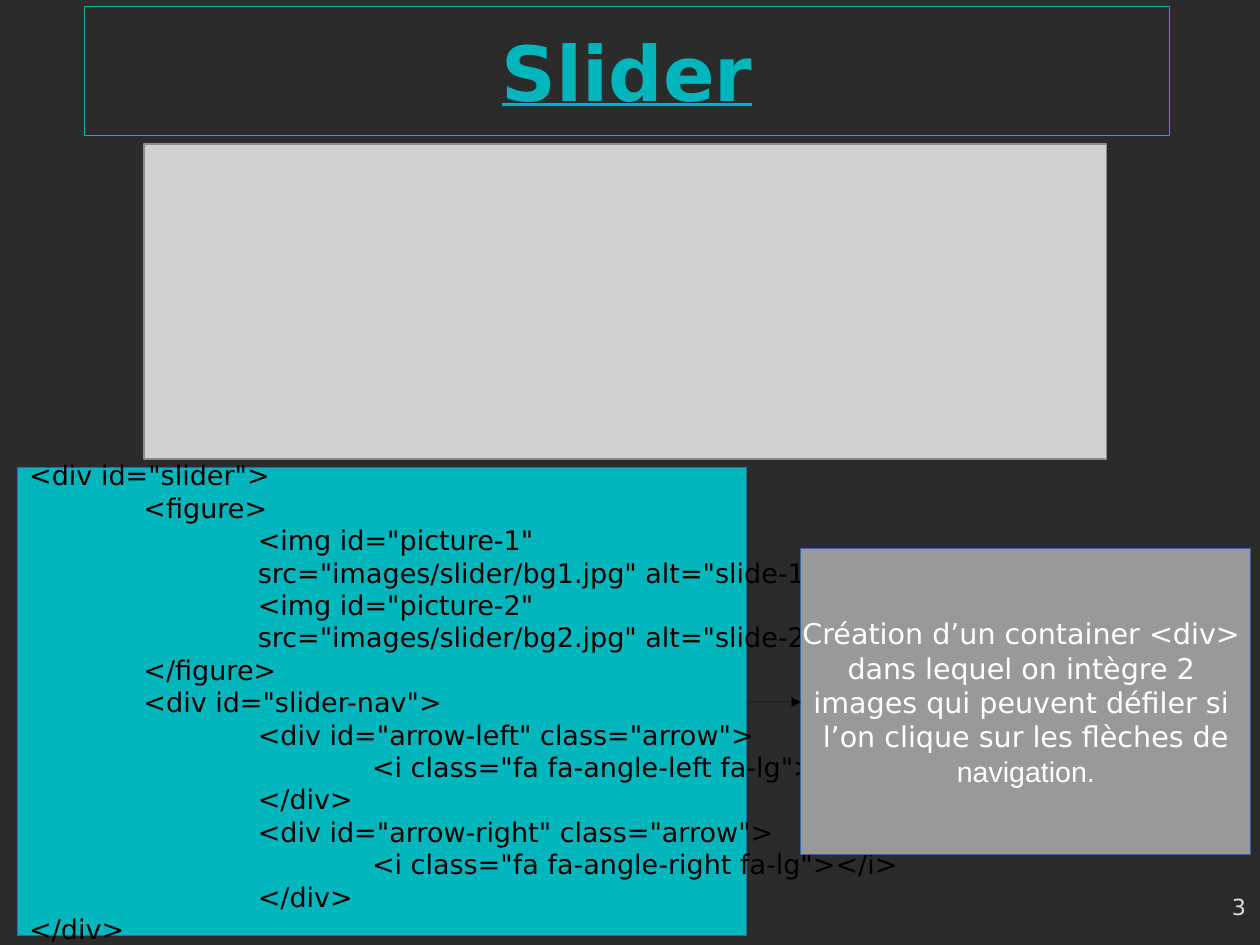
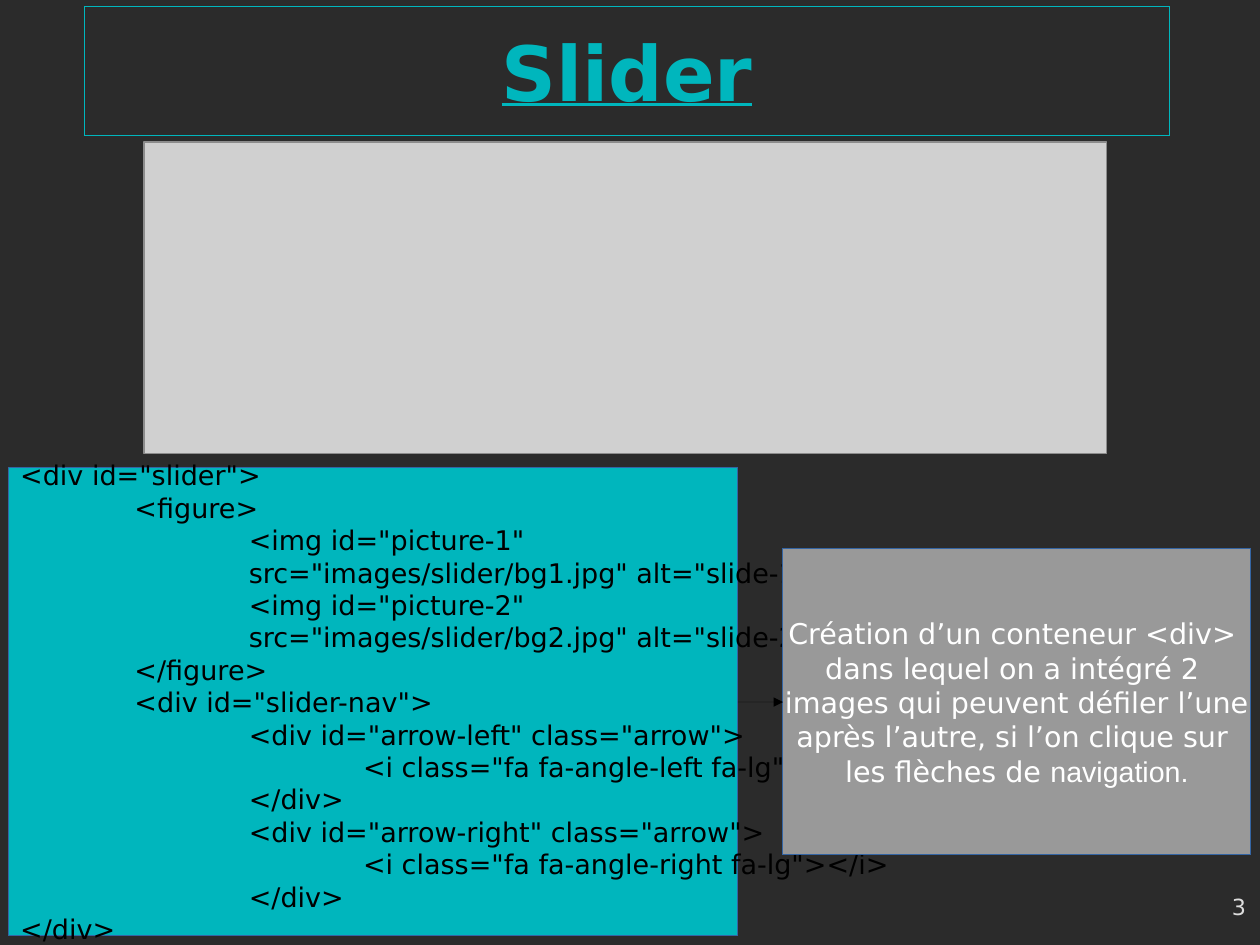
Before and after one commit to gambit13009/webagency, a slide deck: slide 3 of Webagency-presentation.odp. Drawn at 1260x945 pixels with LibreOffice and Linux fonts; fonts in the diff are those of the drawing; grey boxes stand for pictures; background and template pictures are left out; a plain dark background stands for a picture behind light text. Boxes give left, top, right and bottom in pixels: in the first picture for what was removed or moved away, otherwise in the second. Text is boxed around its words. In the diff, an @@ line names an element or a change of style, - is before the commit and + after.

```diff
--- a/Webagency-presentation.odp
+++ b/Webagency-presentation.odp
@@ picture: place and size @@
-picture at [144, 144, 1108, 460]
+picture at [144, 142, 1108, 453]
@@ rectangle "<div id="slider">": place and size @@
-rectangle "<div id="slider">" at [18, 468, 748, 935]
+rectangle "<div id="slider">" at [9, 468, 739, 935]
@@ rectangle "Création d’un conteneur <div>": place and size @@
-rectangle "Création d’un conteneur <div>" at [802, 549, 1252, 855]
+rectangle "Création d’un conteneur <div>" at [783, 549, 1251, 855]
@@ text in rectangle at [785, 621, 1249, 787]: text changed @@
-Création d’un container <div>
-dans lequel on intègre 2
-images qui peuvent défiler si
-l’on clique sur les flèches de
-navigation.
+Création d’un conteneur <div>
+dans lequel on a intégré 2
+images qui peuvent défiler l’une
+après l’autre, si l’on clique sur
+les flèches de navigation.
@@ arrow moved from (748, 702) - (802, 702) to (739, 702) - (783, 702) @@
```
Also in this commit, not shown: 5 other slides changed, 3 other files.
